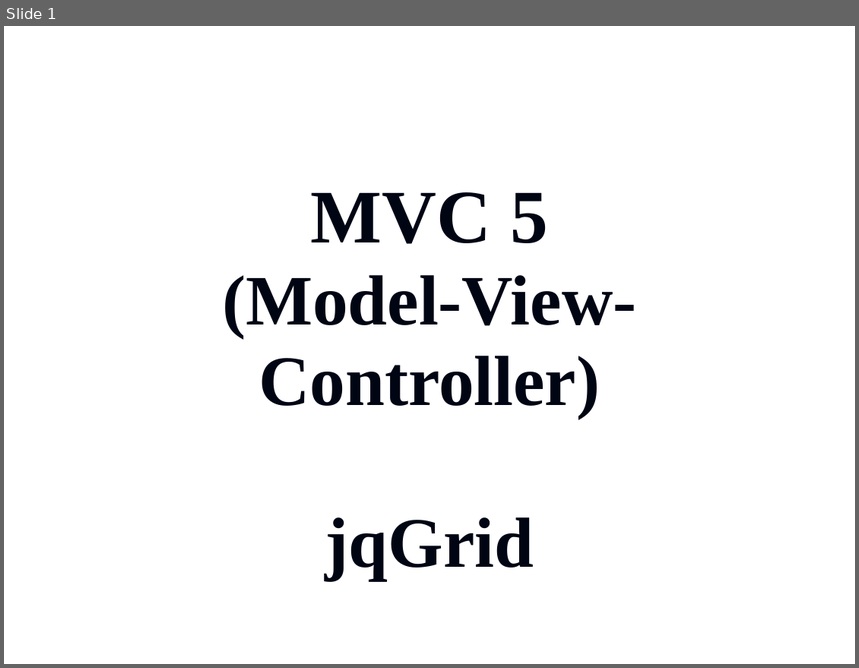
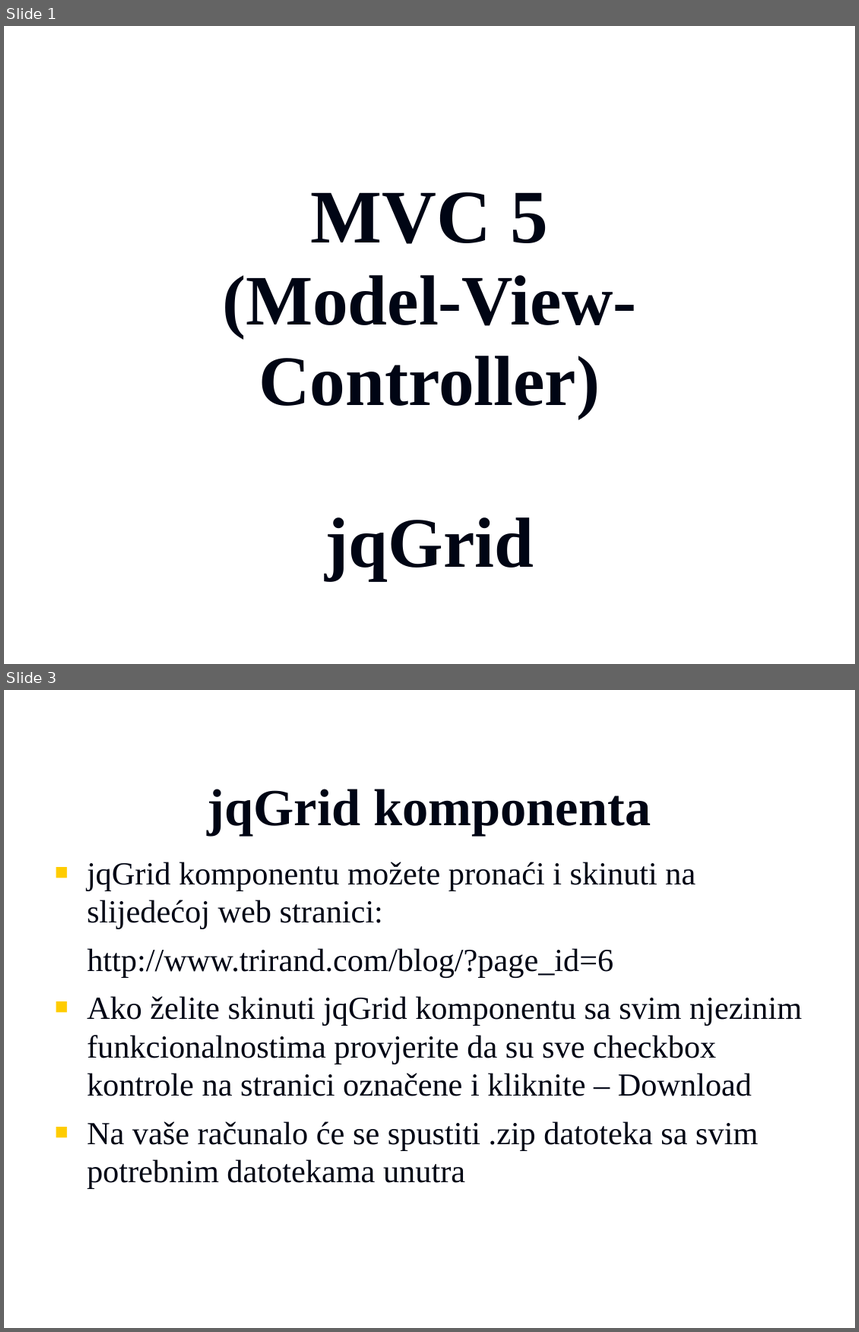
Before and after one commit to vzdesic/PZI, a slide deck: PPTs/18 MVC jqgrid.ppt. Shown one above the other, each under a label of ours: slide 1 before the commit, slides 1 and 3 after it; the slides between them are not shown. The pictures are 859x668 and 859x1332 pixels, drawn with LibreOffice and Linux fonts; fonts in the diff are those of the drawing; background and template pictures are left out. Boxes give left, top, right and bottom in pixels: in the first picture for what was removed or moved away, otherwise in the second. Text is boxed around its words. In the diff, an @@ line names an element or a change of style, - is before the commit and + after.

```diff
--- a/PPTs/18 MVC jqgrid.ppt
+++ b/PPTs/18 MVC jqgrid.ppt
@@ slide 3 added at [4,690,855,1328], background picture (left out) @@
@@ title added at [208,789,651,835], 44 pt, text #000514, bold @@
+jqGrid komponenta
@@ text added at [87,862,802,1189], 27.2 pt, text #000514 @@
+■ jqGrid komponentu možete pronaći i skinuti na slijedećoj web stranici:
+http://www.trirand.com/blog/?page_id=6
+■ Ako želite skinuti jqGrid komponentu sa svim njezinim funkcionalnostima provjerite da su sve checkbox kontrole na stranici označene i kliknite – Download
+■ Na vaše računalo će se spustiti .zip datoteka sa svim potrebnim datotekama unutra
```
Also in this commit, not shown: 9 other slides added, 1 slide removed, 7 other files.
